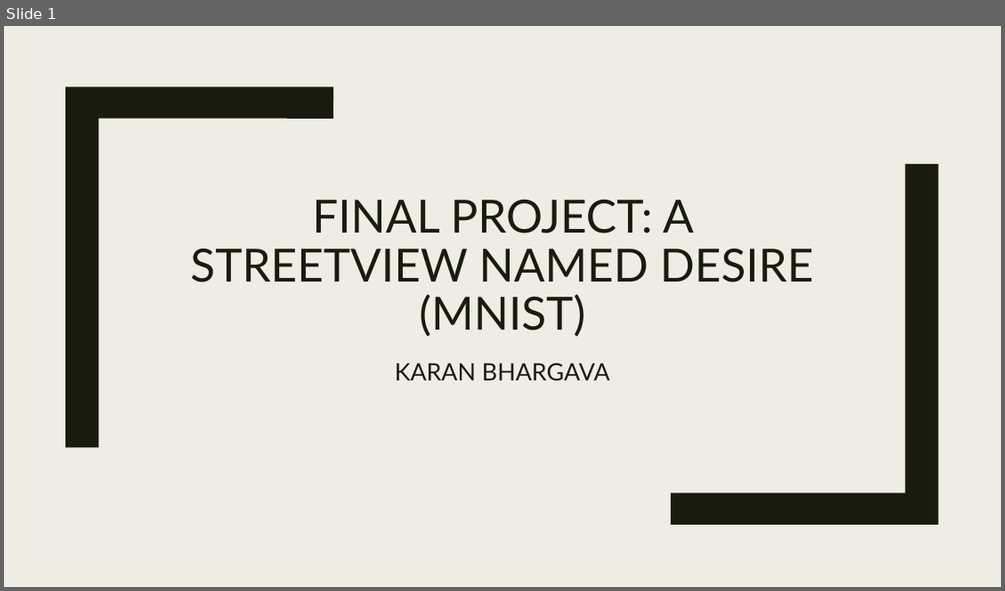
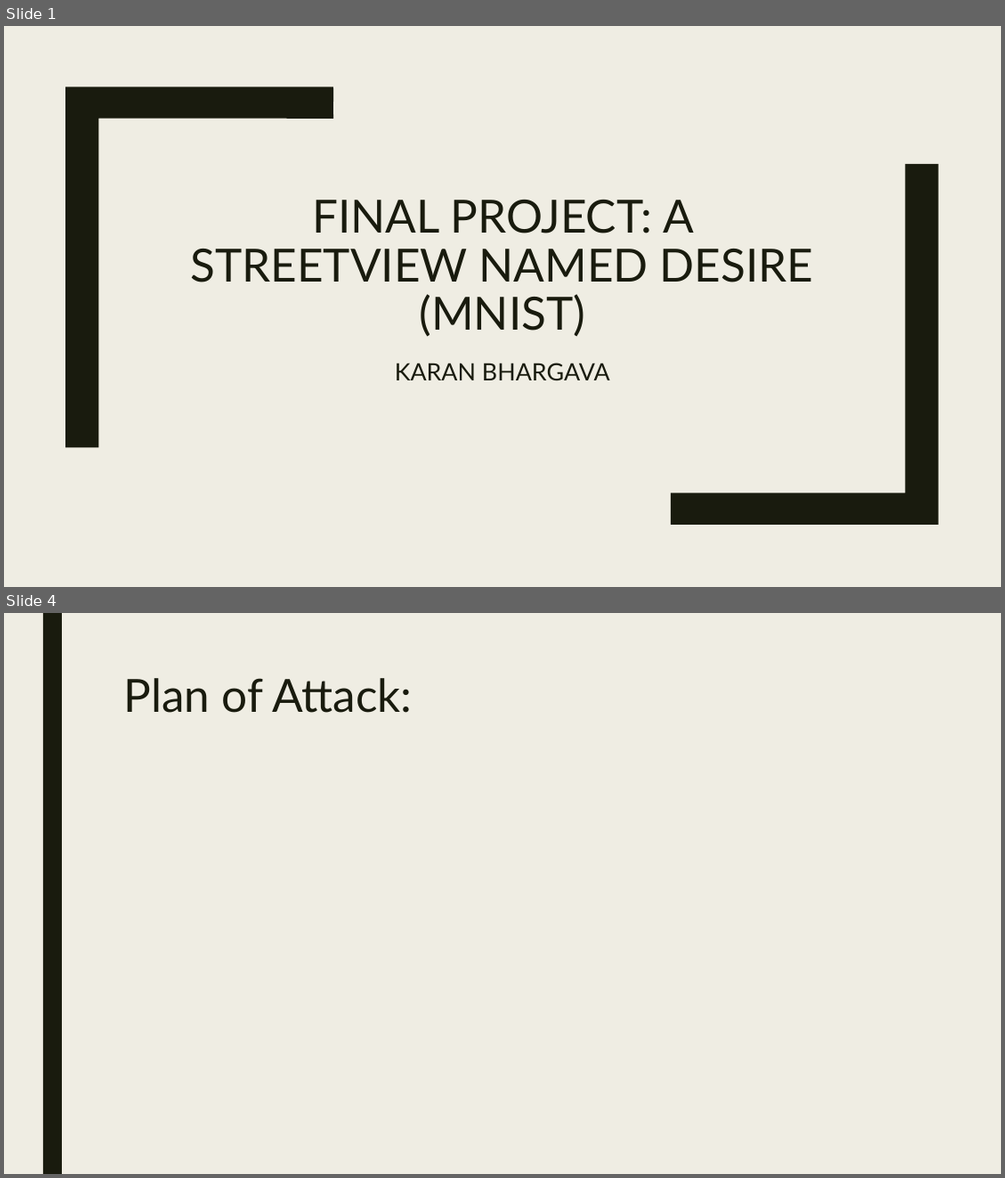
Before and after one commit to kjbhargava/StreetViewNN, a slide deck: ExtraStuff/FinalPresentation.pptx. Shown one above the other, each under a label of ours: slide 1 before the commit, slides 1 and 4 after it; the slides between them are not shown. The pictures are 1005x591 and 1005x1178 pixels, drawn with LibreOffice and Linux fonts; fonts in the diff are those of the drawing. Boxes give left, top, right and bottom in pixels: in the first picture for what was removed or moved away, otherwise in the second. Text is boxed around its words. In the diff, an @@ line names an element or a change of style, - is before the commit and + after.

```diff
--- a/ExtraStuff/FinalPresentation.pptx
+++ b/ExtraStuff/FinalPresentation.pptx
@@ slide 4 added at (x1=4, y1=613, x2=1001, y2=1174), background #EFEDE3 @@
@@ rectangle added at (x1=43, y1=613, x2=62, y2=1174), fill #191B0E @@
@@ title added at (x1=123, y1=678, x2=413, y2=713), 44 pt, text #191B0E @@
+Plan of Attack:
```
Also in this commit, not shown: 5 other slides added, 1 slide removed.
